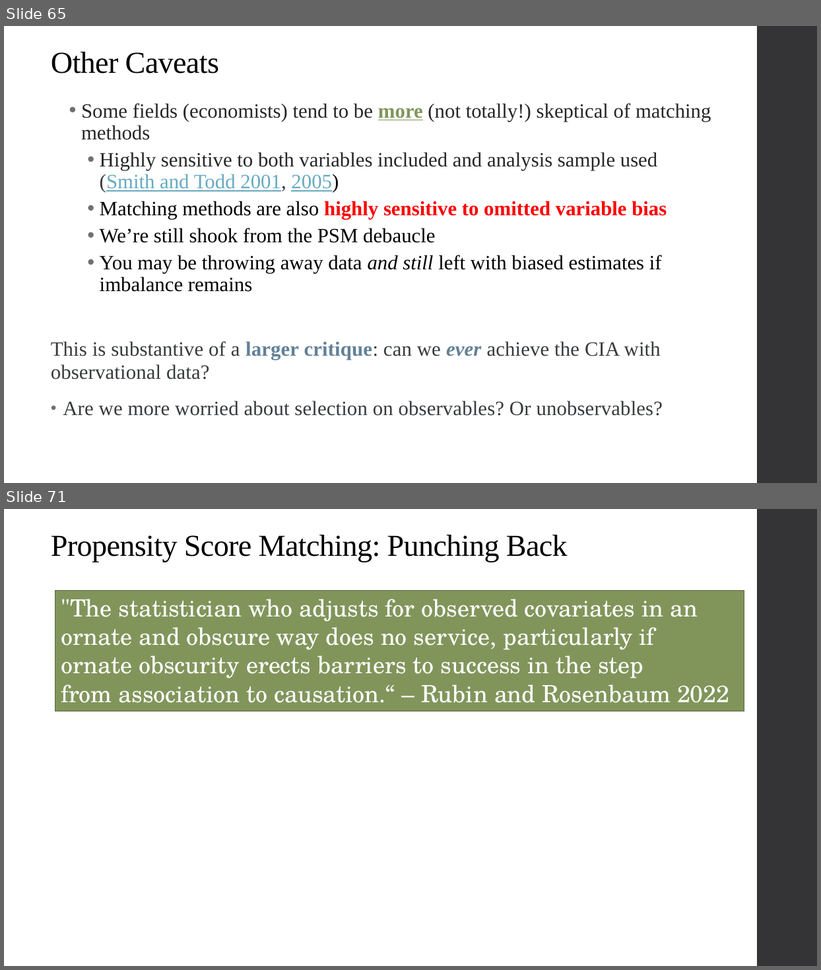
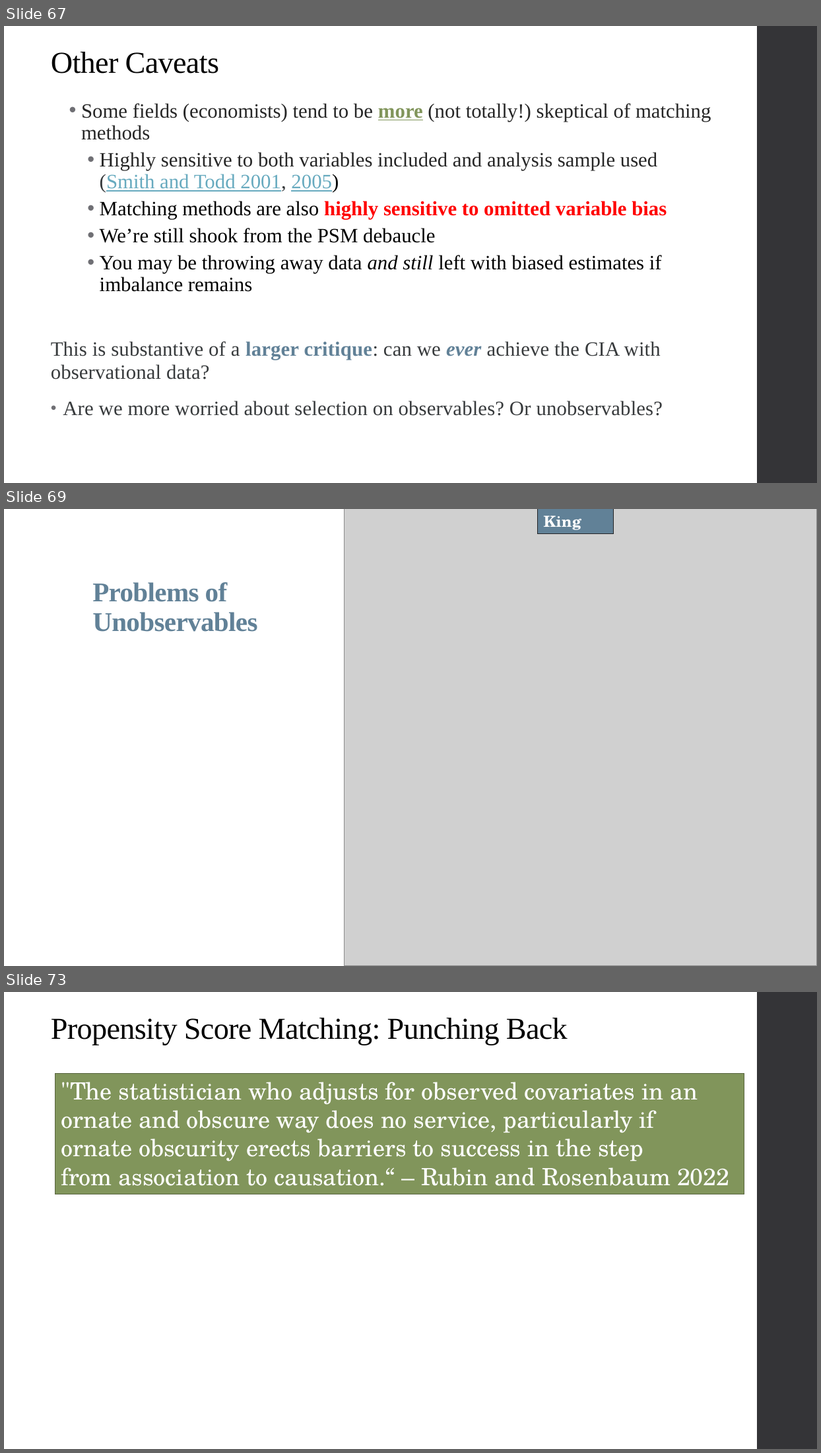
Before and after one commit to alex-hoagland/HAD5744, a slide deck: Lecture06_Matching/Lecture06_Matching.pptx. Shown one above the other, each under a label of ours: slides 65 and 71 before the commit, slides 67, 69 and 73 after it; the slides between them are not shown. The pictures are 821x970 and 821x1453 pixels, drawn with LibreOffice and Linux fonts; fonts in the diff are those of the drawing; grey boxes stand for pictures. Boxes give left, top, right and bottom in pixels: in the first picture for what was removed or moved away, otherwise in the second. Text is boxed around its words. In the diff, an @@ line names an element or a change of style, - is before the commit and + after.

Commit message:
Update Lecture 7

```diff
--- a/Lecture06_Matching/Lecture06_Matching.pptx
+++ b/Lecture06_Matching/Lecture06_Matching.pptx
@@ slide 69 added at (x1=4, y1=509, x2=817, y2=966), background #FFFFFF; not listed: 1 template element that a slide beside it also shows @@
@@ picture added at (x1=345, y1=509, x2=817, y2=966) @@
@@ rectangle added at (x1=538, y1=509, x2=614, y2=533), fill #618197, outline #232325 0.75 pt, 18 pt, text #FFFFFF, bold @@
+King
@@ title added at (x1=92, y1=582, x2=257, y2=632), 32 pt, text #618197, bold @@
+Problems of Unobservables
@@ what was slide 65 is now slide 67 @@
@@ what was slide 71 is now slide 73 @@
```
Also in this commit, not shown: 1 other slide added, 3 other files.
